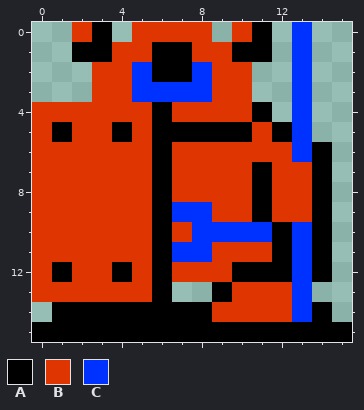
A pixel-art sprite gets an edit: img/movable_statue.png. That is the earlier state.
The file is 16x16 pixels. Colours within 5 levels of each other are drawn and written as one.
Palette (. is transparent): A #000000  B #df3500  C #0032ff
Pixels before, first column x 0:
 0 ..BA.BBBB.BA.C..
 1 ..AABBAABBAA.C..
 2 ...BBCAACBB..C..
 3 ...BBCCCCBB..C..
 4 BBBBBBABBBBA.C..
 5 BABBABAAAAABAC..
 6 BBBBBBABBBBBBCA.
 7 BBBBBBABBBBABBA.
 8 BBBBBBABBBBABBA.
 9 BBBBBBACCBBABBA.
10 BBBBBBABCCCCACA.
11 BBBBBBACCBBBACA.
12 BABBABABBBAAACA.
13 BBBBBBA..ABBBC..
14 .AAAAAAAABBBBCA.
15 AAAAAAAAAAAAAAAA
The result:
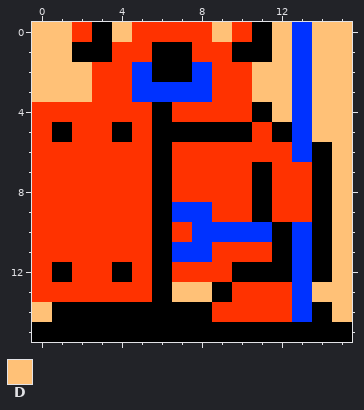
Colours new in this view: D #ffc177
From the commit log: Working on movables Maldita sea >:(
The exact change:
colour B: #df3500 -> #ff3200
Changed rows in their new state; - is a pixel that keeps its letter.
first column x 0:
 0 DD--D----D--D-DD
 1 DD----------D-DD
 2 DDD--------DD-DD
 3 DDD--------DD-DD
 4 ------------D-DD
 5 --------------DD
 6 ---------------D
 7 ---------------D
 8 ---------------D
 9 ---------------D
10 ---------------D
11 ---------------D
12 ---------------D
13 -------DD-----DD
14 D--------------D
Where, in picture pixels (left, top, right, bottom), the same in both pictures:
changed: (32, 22, 352, 322)
